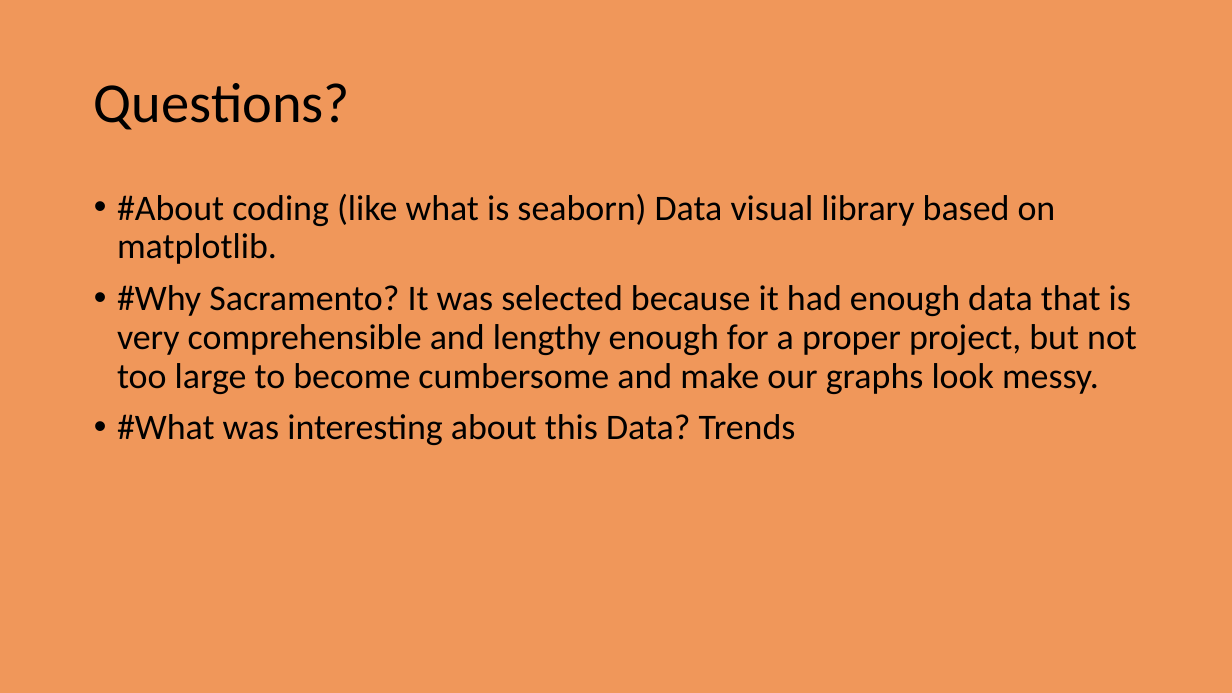
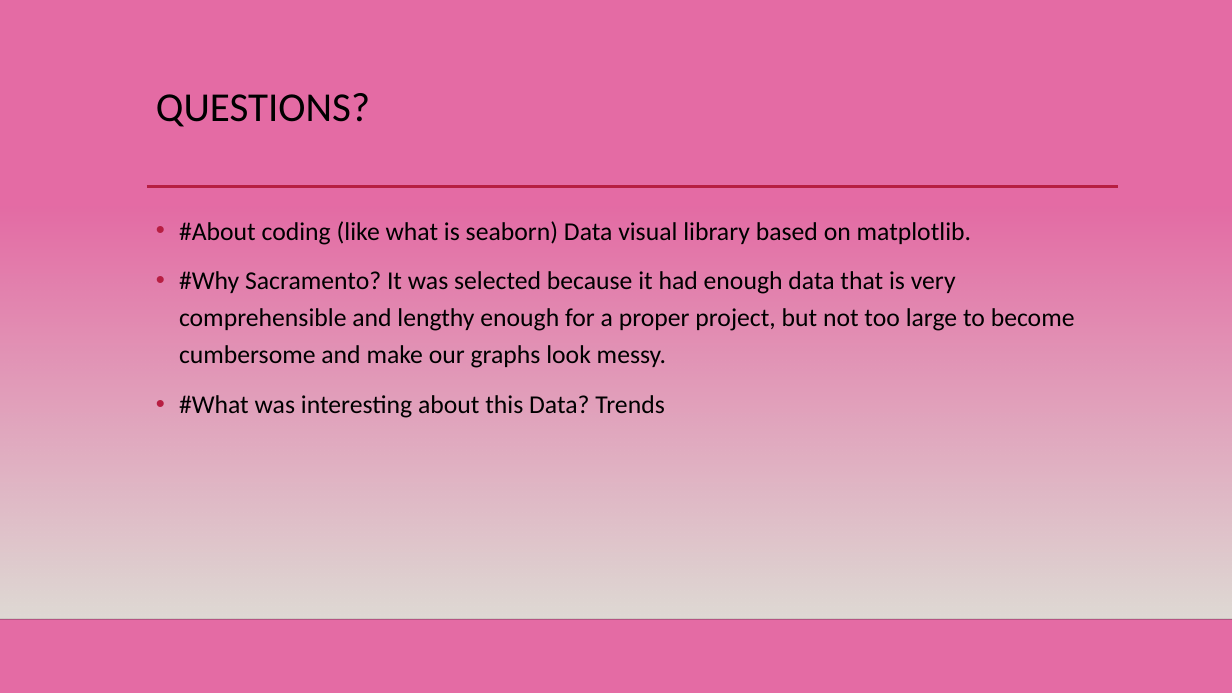
Before and after one commit to scavazos4/Project_One, a slide deck: slide 14 of Sacramento Real Estate.pptx (slide 12 before the commit). Drawn at 1232x693 pixels with LibreOffice and Linux fonts; fonts in the diff are those of the drawing; background and template pictures are left out. Boxes give left, top, right and bottom in pixels: in the first picture for what was removed or moved away, otherwise in the second. Text is boxed around its words. In the diff, an @@ line names an element or a change of style, - is before the commit and + after.

```diff
--- a/Sacramento Real Estate.pptx
+++ b/Sacramento Real Estate.pptx
@@ background #ED7D31 at 80% opacity to #DE478E at 80% opacity @@
@@ title "QUESTIONS?" at bbox=[156, 93, 370, 127]: vertical alignment middle to top @@
@@ title at bbox=[156, 93, 370, 127]: text changed; size 44 to 32 pt @@
-Questions?
+QUESTIONS?
@@ rectangle added at bbox=[0, 204, 1232, 619], fill gradient #DFDBD5 @@
@@ text "#About coding (like what is ...": place and size @@
-text "#About coding (like what is ..." at bbox=[117, 194, 1137, 445]
+text "#About coding (like what is ..." at bbox=[179, 221, 1075, 418]
@@ text "#About coding (like what is ..." at bbox=[179, 221, 1075, 418]: size 28 to 20 pt; line spacing 0.9 to 1.2 @@
@@ line added from (147, 187) to (1118, 187), #B71E42 2.5 pt @@
@@ line added from (0, 619) to (1232, 619), #000001 1 pt @@
```
Also in this commit, not shown: 8 other slides changed, 5 slides added, 3 slides removed, 1 other file.
